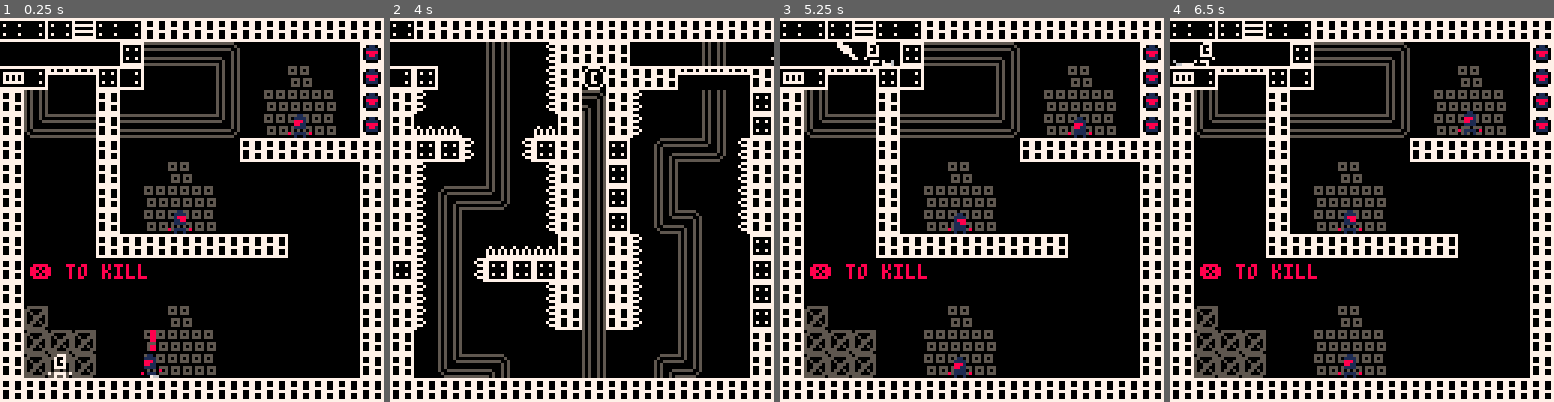
Above: before the commit, frames 1-4 (left to right).
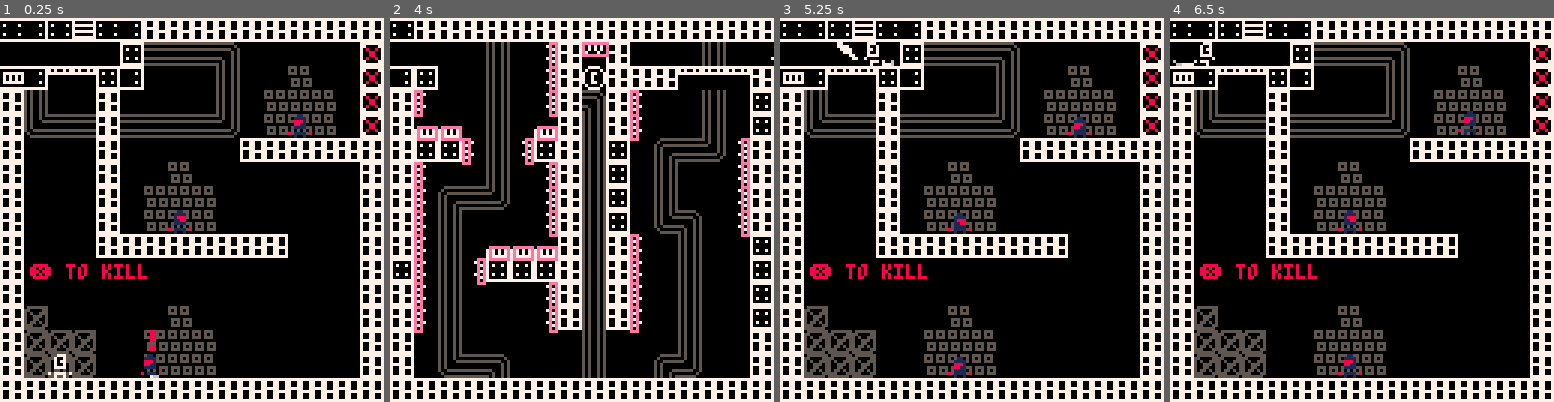
Above: after the commit, the same moments.

Repository: OllieBlomfield/nin
Game: PICO-8 cartridge nin.p8
Same seed, same stepped clock (60 frames per second), same inputs: the game is played once before the commit and once after it.
Inputs:
- Up to frame 1 (0.25 s): no input
- Up to frame 2 (4 s): tap X (X key) at 0.33, 1.07, 1.85, 2.97 s; tap O (Z key) at 0.7, 1.7, 2.1, 2.5, 2.9, 3.3, 3.7 s; hold Right 1.6-2.1 s; hold Up 2.15-2.42 s; hold Right 2.47-3.03 s; hold Left 3.08-3.58 s; hold Down 3.63-3.97 s
- Up to frame 3 (5.25 s): hold Right 4.02-4.68 s; tap X (X key) at 4.08, 5.2 s; tap O (Z key) at 4.1, 4.5, 4.9 s; hold Up 4.73-5.03 s; hold Left from 5.08 s (still down)
- Up to frame 4 (6.5 s): tap O (Z key) at 5.3, 5.7, 6.1 s; release Left at 5.68 s; hold Down 5.73-6.03 s; hold Right from 6.08 s (still down); tap X (X key) at 6.32 s

The runs differ from the first frame. In frame 1, 0.3% of the frame differs, in the area x 95-99%, y 7-30%; in frame 2, 4.3%, in the area x 6-94%, y 6-83%; in frame 3, 0.3%; in frame 4, 0.3%.

Commit message:
new collection particles and enemy gates!

Diff:
--- a/nin.p8
+++ b/nin.p8
@@ -10,6 +10,7 @@
 #include scripts/particles/particle.lua
 #include scripts/particles/dust.lua
 #include scripts/particles/blood.lua
+#include scripts/particles/collect.lua
 #include scripts/utils/palettes.lua
 #include scripts/utils/health.lua
 #include scripts/utils/collision.lua
@@ -19,6 +20,7 @@
 #include scripts/objects/coin.lua
 #include scripts/objects/bounce.lua
 #include scripts/objects/switch.lua
+#include scripts/objects/enemy_gate.lua
 #include scripts/scenes/levels.lua
 
 __gfx__
@@ -31,17 +33,17 @@
 0000000000000000505550557007700708777780ccccccccc700007ccc7007cccc7007ccccc77ccc700000000000000000000000000000077000000707077070
 0000000000000000505550557777777700888800cccccccccc7777cccc7777ccccc77cccccc77ccc777777777777777777777777777777777777777770077007
 ccc9ffcccccccccccccc9ffccccc9ffccc9ffcccccc9ffccccc9ffccccff9cccccccccccccff9ccccccccccccccccccc00000000000007777770000077777777
-cc700fccccc9ffccccc700fcccc700fcc700fccccc700fcccc700fccccf007ccccccccccccf007cdcccccccccccccccc00000000000070077007000077011077
-cc907fcccc700fccccc907fcccc907fcc907fccccc907fcccc907fccccf709ccccc9ffccccf709cccccccccccccccccc00000000000007777770000070111107
-ccd00dcccc907fcccccd00dccccd00dccd00dcccccd00dcc9cd00dcdccd00dc9cc700fccccd00dcccccccccccccccccc00000000000000077000000070888807
-cc99fdccccd00dccccc99fdcccc99fdcc99fdccccc99fdcdcc99fdccccdf99cccc907fccccdf99ccc79d9c9ccccccccc07000700000007777770000070188107
-cccccccccc99fdccc9cccccccccccccdccccccdcccccccccccccccccccccccccccd00dcccdcccccc90009c99cccccccc70707070000070077007000070111107
+cc700fccccc9ffccccc700fcccc700fcc700fccccc700fcccc700fccccf007ccccccccccccf007cdcccccccccccccccc00000000000070077007000077000077
+cc907fcccc700fccccc907fcccc907fcc907fccccc907fcccc907fccccf709ccccc9ffccccf709cccccccccccccccccc00000000000007777770000070800807
+ccd00dcccc907fcccccd00dccccd00dccd00dcccccd00dcc9cd00dcdccd00dc9cc700fccccd00dcccccccccccccccccc00000000000000077000000070088007
+cc99fdccccd00dccccc99fdcccc99fdcc99fdccccc99fdcdcc99fdccccdf99cccc907fccccdf99ccc79d9c9ccccccccc07000700000007777770000070088007
+cccccccccc99fdccc9cccccccccccccdccccccdcccccccccccccccccccccccccccd00dcccdcccccc90009c99cccccccc70707070000070077007000070800807
 9c99dfcd9c999fcdccc99fcdc9c99fcc9c99fccc9c999fccc9999fdcdcf999ccc999fddcccf99c9cf0007cdccccccccc70707070000007777770000077000077
 cc9ccdcccc9ccdcccc9ccccccccccdcccc9ccdcccccccdccccccccccccdccc9ccc9ccdcccccc9cccfffddcfdcccccccc77777777000000077000000077777777
-ccc11ccccccccccccccc11cccccc11ccccc11cccccc11ccc00000000000000000000000000000000000000000000000000000000000000000000000000000000
-cc1111ccccc11cccccc1111cccc1111ccc1111cccc1111cc00000000000000000000000000000000000000000000000000000000000000000000000000000000
-cc1888cccc1111ccccc1888cccc1888ccc1888cccc1888cc00000000000000000000000000000000000000000000000000000000000000000000000000000000
-cc1188cccc1888ccccc1188cccc1188ccc1188cccc1188cc00000000000000000000000000000000000000000000000000000000000000000000000000000000
+ccc11ccccccccccccccc11cccccc11ccccc11cccccc11ccc00000000000000000000000000000000000000000000000077777777000000000000000000000000
+cc1111ccccc11cccccc1111cccc1111ccc1111cccc1111cc00000000000000000000000000000000000000000000000070707070000000000000000000000000
+cc1888cccc1111ccccc1888cccc1888ccc1888cccc1888cc00000000000000000000000000000000000000000000000070707070000000000000000000000000
+cc1188cccc1888ccccc1188cccc1188ccc1188cccc1188cc00000000000000000000000000000000000000000000000007000700000000000000000000000000
 cc1111cccc1188ccccc1111cccc1111ccc1111cccc1111cc00000000000000000000000000000000000000000000000000000000000000000000000000000000
 cccccccccc1111ccc8ccccccccccccc8ccccccc88ccccccc00000000000000000000000000000000000000000000000000000000000000000000000000000000
 8c1111c88c1111c8ccc111c8c8c111cc8c1111cccc1111c800000000000000000000000000000000000000000000000000000000000000000000000000000000
@@ -88,7 +90,7 @@
 00000000770000000000000000000000000000000000000000000000000000000000000000000000000000000000000000000000000000000000000000000000
 30c0c0b0b0c0c0c0c0c0c0c0c0b0c0a0c0303030303030303030303030303030c0d0c016c0d03030303030303030303030303030303030303030303030303030
 00000000000000000000000000000000000000000000000000000000000000000000000000000000000000000000000000000000000000000000000000000000
-30000000000000000000000000000000000000001400d13030300000001400000000000010e0343434540000000000f100000000000000000000000000000030
+30000000000000000000000000000000000000001400d130c2300000001400000000000010e0343434540000000000f100000000000000000000000000000030
 00000000000000000000000000000000000000000000000000000000000000000000000000000000000000000000000000000000000000000000000000000000
 30c05050c0c0b0c0c0c0b0c0c016c0a0d0e000001400d1306030303050505030b0d05050e0d0000000140000250000f100000000000000000000000000000030
 00000000000000000000000000000000000000000000000000000000000000000000000000000000000000000000000000000000000000000000000000000000
@@ -280,7 +282,7 @@
 
 
 __gff__
-0000804780610000000047474747478000000000000000000000000080888847000000000000000000000000000000000000000000000000000000000000000080808080808040000000000000000000804780808080000000000000000000008047808080000000000000000000000000000000000000000000000000000000
+0000804780610000000047474747478000000000000000000000000080888847000000000000000000000000800000000000000000000000000000000000000080808080808040000000000000000000804780808080000000000000000000008047808080000000000000000000000000000000000000000000000000000000
 0000000000000000000000000000000000000000000000000000000000000000000000000000000000000000000000000000000000000000000000000000000000000000000000000000000000000000000000000000000000000000000000000000000000000000000000000000000000000000000000000000000000000000
 __map__
 0303000000510303030303030303030303030000000000000000000000000000000000000000000000000000000000000000000000000000000000000000000000000000000000000000000000000000000000000000000000000000000000000000000000000000000000000000000000000000000000000000000000000000
--- a/scripts/main.lua
+++ b/scripts/main.lua
@@ -7,4 +7,5 @@
 --Fix collision (make more efficient and fix jump x collision bug)
 --Fix issue of clipping up through platforms
 --right and left collision for respawn
+--add can't fully collect coin until grounded
 --make character stretch when jump/run
--- a/scripts/objects/coin.lua
+++ b/scripts/objects/coin.lua
@@ -3,6 +3,7 @@
 coin = {
     update=function(self)
         if coll(plr,self) then
+            add_collect(self.x,self.y)
             collected[lvl]=true
             del(objects,self)
         end
--- /dev/null
+++ b/scripts/objects/enemy_gate.lua
@@ -0,0 +1,9 @@
+enemy_gate = {
+    update=function(self)
+        if #enemies== 0 then
+            mset((self.x/8)+mx,(self.y/8)+my,0)
+            add_collect(self.x,self.y)
+            del(objects,self)
+        end
+    end
+}
--- a/scripts/objects/object.lua
+++ b/scripts/objects/object.lua
@@ -18,7 +18,9 @@
             if s==28 then add_object(spike,(sx*8)+1,(sy*8)+4,4,6)
             elseif s==29 then add_object(spike,(sx*8)+5,sy*8,8,2)
             elseif s==30 then add_object(spike,sx*8,sy*8,8,2)
+            elseif s==44 then add_object(spike,sx*8,sy*8,4,8)
             elseif s==6 and not collected[lvl] then add_object(coin,sx*8,sy*8,8,8,1)
+            elseif s==31 then add_object(enemy_gate,sx*8,sy*8)
             elseif s==98 then add_object(switch,sx*8,sy*8,8,8)
             elseif s==85 then add_object(switch_block,sx*8,sy*8)
             end
--- a/scripts/objects/spike.lua
+++ b/scripts/objects/spike.lua
@@ -2,7 +2,7 @@
     update=function(self)
         if coll(self,plr) and plr.respawn_state==0 then plr.respawn_state=1 end
     end,
-    --[[draw=function(self)
+    draw=function(self)
         rect(self.x,self.y,self.x+self.w,self.y+self.h,14)
-    end--]]
+    end
 }
--- /dev/null
+++ b/scripts/particles/collect.lua
@@ -0,0 +1,21 @@
+function add_collect(x,y)
+    for i=1,20 do
+        add(collects,{
+            x=x,
+            y=y,
+            l=rnd(20)+10,
+            dx=rnd(1)-0.5,
+            dy=rnd(2)
+        })
+    end
+end
+
+function collect_update()
+    for c in all(collects) do
+        if c.l<=0 then del(collects,c) end
+        c.dy-=0.1
+        c.l-=1
+        c.x+=c.dx
+        c.y-=c.dy
+    end
+end
--- a/scripts/player/plr_main.lua
+++ b/scripts/player/plr_main.lua
@@ -37,6 +37,8 @@
         spl_pal = 8,
         respawn_state = 0,
         respawn_time=0,
+        dr_w=8,
+        dr_h=8 -- draw height and draw width
     }
 
     plr_dust = {}
--- a/scripts/scenes/levels.lua
+++ b/scripts/scenes/levels.lua
@@ -29,6 +29,7 @@
     bloods={}
     drip={}
     objects={}
+    collects={}
     plr_dust = {}
 
 
@@ -49,6 +50,7 @@
     t+=1
     player_update()
     dust_update()
+    collect_update()
 
     for e in all(enemies) do
         e:update()
@@ -70,15 +72,13 @@
     cls()
     main_pal()
     map(mx,my,0,0,16,16,0x80)
-    for e in all(enemies) do
-        e:draw()
-    end
+    for e in all(enemies) do e:draw() end
 
-    for b in all(bloods) do
-        b:draw()
-    end
+    for b in all(bloods) do b:draw() end
 
     map(mx,my,0,0,16,16,0x40)
+
+    for c in all(collects) do pset(c.x,c.y,7) end
 
     if levels[lvl][2] != 0 then levels[lvl][2]() end
     for d in all(drip) do
@@ -86,12 +86,8 @@
         pset(d.x,d.og_y,8)
     end
 
-    for s in all(plr_dust) do
-        pset(s.x,s.y,s.c)
-    end
+    for s in all(plr_dust) do pset(s.x,s.y,s.c) end
 
-    for o in all(objects) do
-        if o.draw!=0 then o:draw() end
-    end
+    for o in all(objects) do if o.draw!=0 then o:draw() end end
     player_draw()
 end
